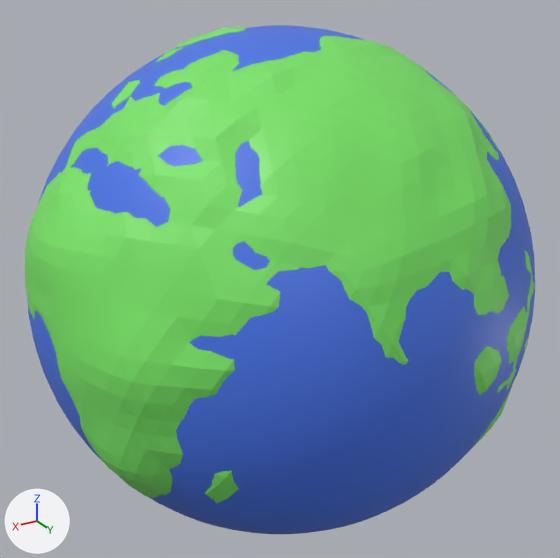
A saved change to the Blender file models/earth.blend.
The view is the same before and after, from a camera (50 mm lens) standing at (7.61, 12.65, 6.35) and looking at (0.0, -0.03, 0.01). The axes (+X, +Y, +Z) are drawn at lower left. The lights are the same throughout.
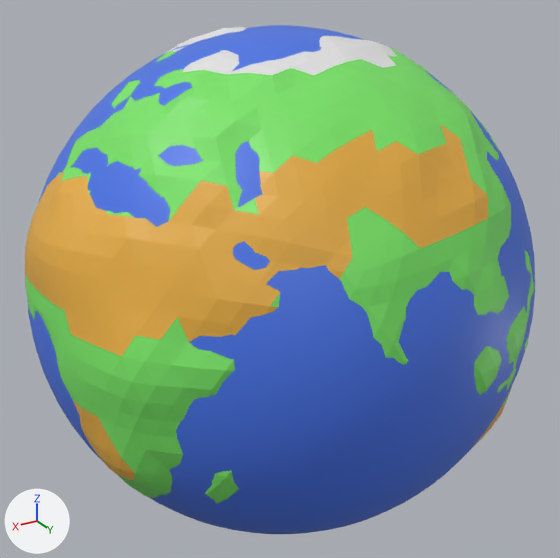
Commit message: Added desert and snow zones to the earth

Pixel boxes [x1, y1, x2, y2] of what changed, in the pictures (560 x 558 px):
part 1 of me_icosphere_001, recoloured (green to orange): [25, 125, 488, 481] in both
part 2 of me_icosphere_001, recoloured: [472, 387, 512, 448] in both
part 3 of me_icosphere_001, recoloured (green to white): [166, 27, 398, 75] in both

The change, as a diff of the scene's bpy script:
```diff
--- a/models/earth.blend.py
+++ b/models/earth.blend.py
@@ mat_white @@
+mat_white = principled_material('White')
+mat_white.base_color = (0.8, 0.8, 0.8)  # white #e7e7e7
@@ mat_desert @@
+mat_desert = principled_material('Desert')
+mat_desert.base_color = (0.8, 0.428, 0.0546)  # orange #e7af42
@@ me_icosphere_001 @@
 me_icosphere_001.from_pydata(...)  # 2562 vertices, 5120 faces; spans x -4.95..4.99, y -4.96..4.97, z -5.13..4.97
 # used by ob_icosphere; location = (0.0, 0.0, 0.0)
+# me_icosphere_001 part 1: 346 of the faces centred in x -1.17..4.95, y -1.59..4.46, z -2.16..3.67 switch from mat_material_001 (green #7ae767) to mat_desert (orange #e7af42)
+# me_icosphere_001 part 2: 80 of the faces centred in x -4.02..-1.38, y 2.05..4.36, z -2.81..-1.46 switch from mat_material_001 (green #7ae767) to mat_desert (orange #e7af42)
+# me_icosphere_001 part 3: 321 of the faces centred in x -2.29..2.1, y -4.61..2.06, z 1.49..4.97 switch from mat_material_001 (green #7ae767) to mat_white (white #e7e7e7)
```
